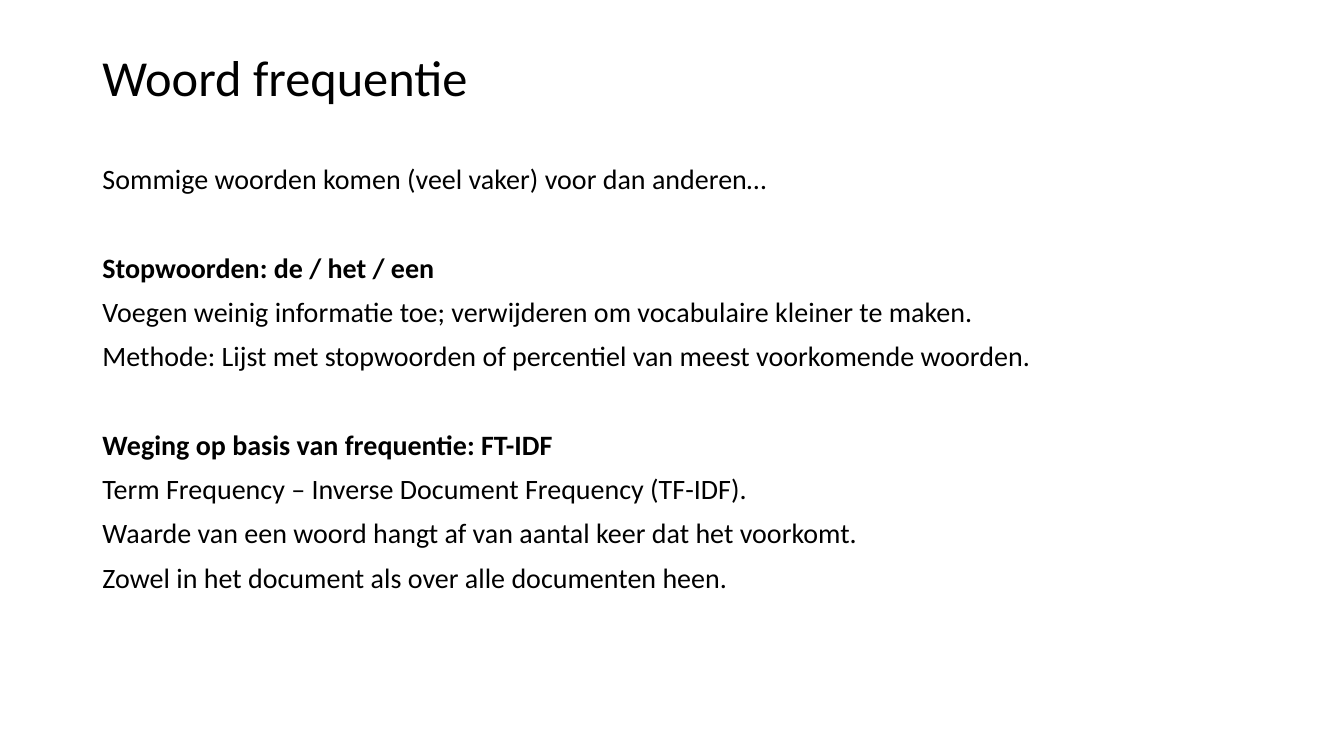
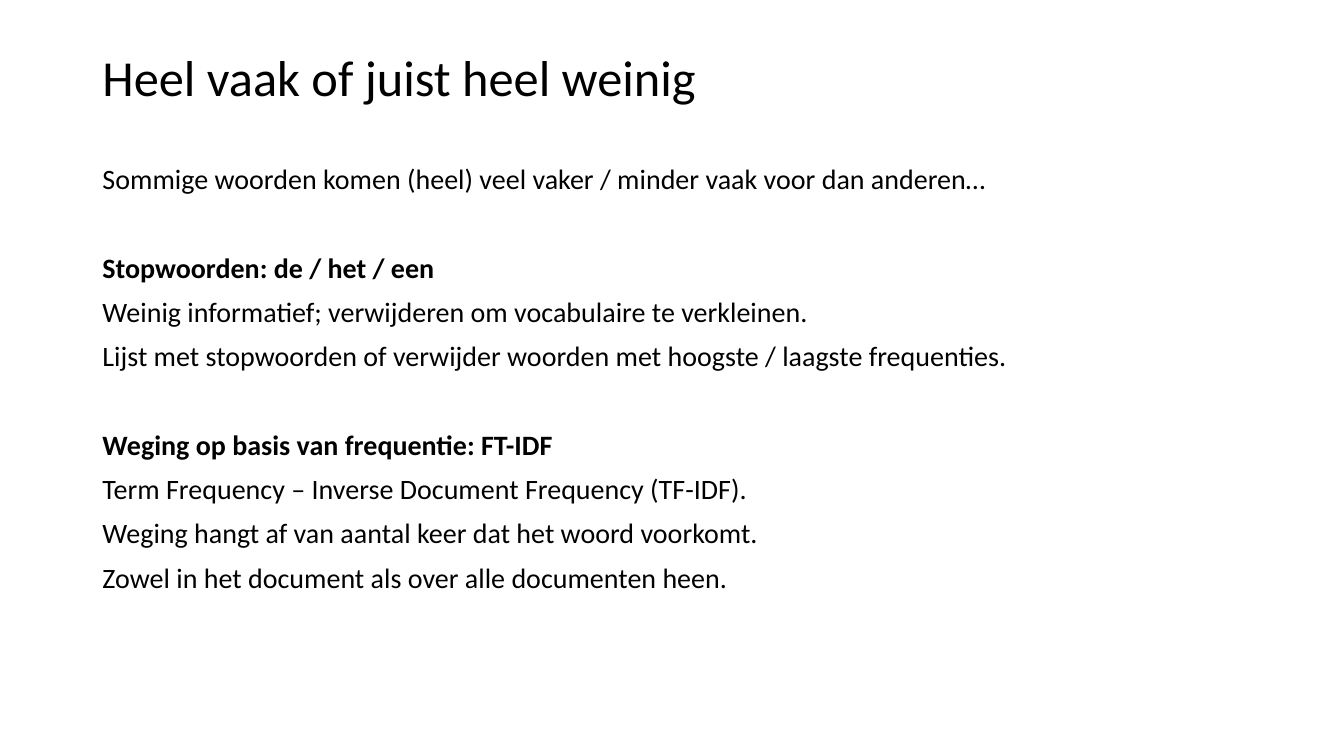
Before and after one commit to LFKoning/knowledge-sharing, a slide deck: slide 38 of python_trainees/5_nlp/python_traineeship_5.pptx (slide 36 before the commit). Drawn at 1344x756 pixels with LibreOffice and Linux fonts; fonts in the diff are those of the drawing. Boxes give left, top, right and bottom in pixels: in the first picture for what was removed or moved away, otherwise in the second. Text is boxed around its words. In the diff, an @@ line names an element or a change of style, - is before the commit and + after.

```diff
--- a/python_trainees/5_nlp/python_traineeship_5.pptx
+++ b/python_trainees/5_nlp/python_traineeship_5.pptx
@@ title at (102,61,696,105): text changed @@
-Woord frequentie
+Heel vaak of juist heel weinig
@@ text at (102,168,985,194): text changed @@
-Sommige woorden komen (veel vaker) voor dan anderen…
+Sommige woorden komen (heel) veel vaker / minder vaak voor dan anderen…
@@ text at (102,302,1006,371): text changed @@
-Voegen weinig informatie toe; verwijderen om vocabulaire kleiner te maken.
-Methode: Lijst met stopwoorden of percentiel van meest voorkomende woorden.
+Weinig informatief; verwijderen om vocabulaire te verkleinen.
+Lijst met stopwoorden of verwijder woorden met hoogste / laagste frequenties.
@@ text at (102,523,758,548): text changed @@
-Waarde van een woord hangt af van aantal keer dat het voorkomt.
+Weging hangt af van aantal keer dat het woord voorkomt.
```
Also in this commit, not shown: 8 other slides changed, 2 slides added, 11 other files.
